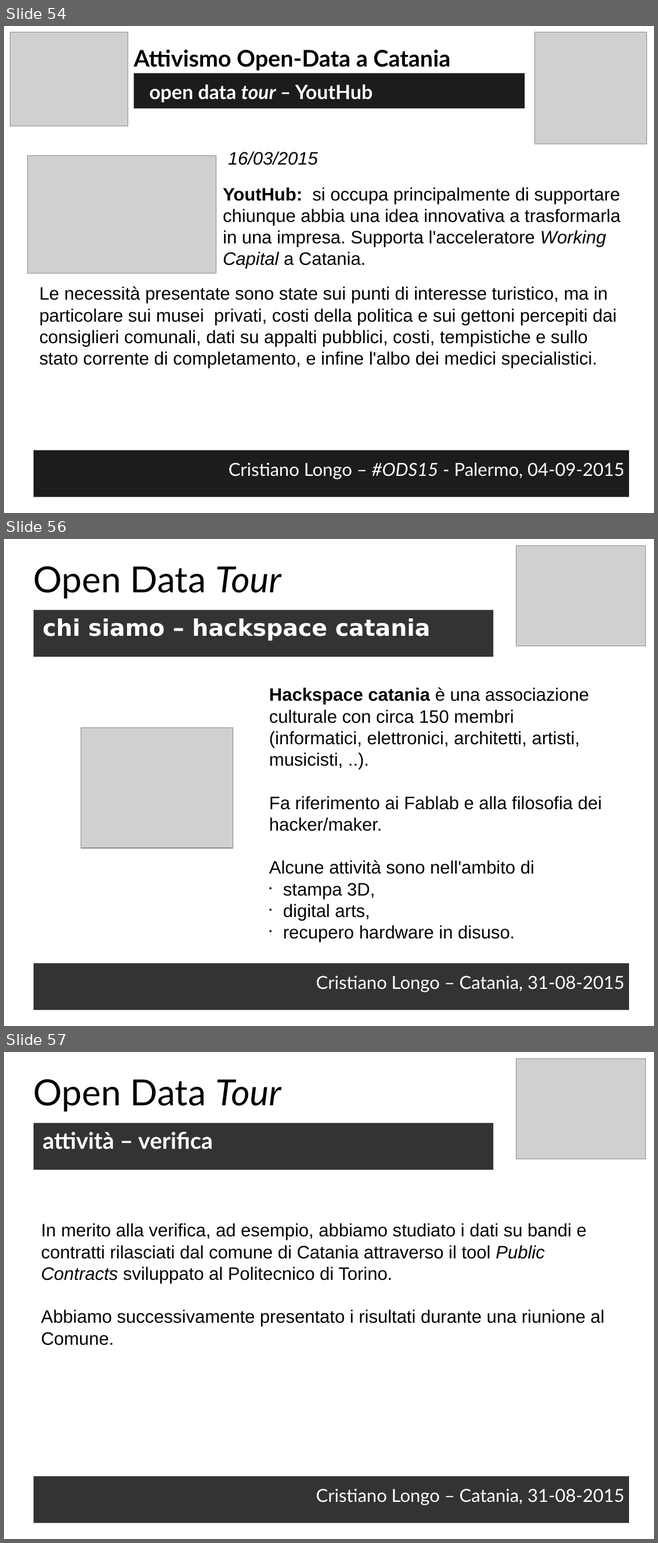
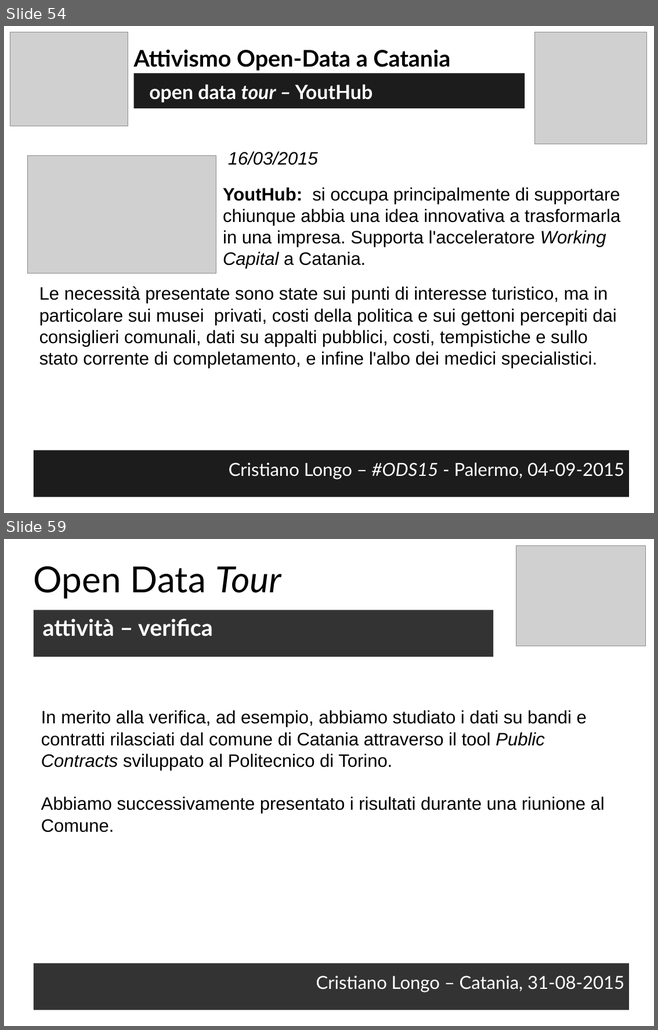
Before and after one commit to opendatahacklab/opendatahacklab.github.io, a slide deck: events/odt_ods15.odp. Shown one above the other, each under a label of ours: slides 54, 56 and 57 before the commit, slides 54 and 59 after it; the slides between them are not shown. The pictures are 658x1543 and 658x1030 pixels, drawn with LibreOffice and Linux fonts; fonts in the diff are those of the drawing; grey boxes stand for pictures. Boxes give left, top, right and bottom in pixels: in the first picture for what was removed or moved away, otherwise in the second. Text is boxed around its words. In the diff, an @@ line names an element or a change of style, - is before the commit and + after.

```diff
--- a/events/odt_ods15.odp
+++ b/events/odt_ods15.odp
@@ slide 56 removed at <box>4,539,654,1026</box>, background #FFFFFF @@
@@ picture removed at <box>516,546,646,646</box> @@
@@ text removed at <box>34,566,281,599</box> @@
-Open Data Tour
@@ text removed at <box>34,610,494,657</box> @@
-chi siamo – hackspace catania
@@ text removed at <box>269,687,601,942</box> @@
-Hackspace catania è una associazione culturale con circa 150 membri
-(informatici, elettronici, architetti, artisti, musicisti, ..).
-Fa riferimento ai Fablab e alla filosofia dei hacker/maker.
-Alcune attività sono nell'ambito di
-• stampa 3D,
-• digital arts,
-• recupero hardware in disuso.
@@ picture removed at <box>81,727,233,849</box> @@
@@ text removed at <box>34,964,629,1010</box> @@
-Cristiano Longo – Catania, 31-08-2015
@@ what was slide 57 is now slide 59 @@
```
Also in this commit, not shown: 1 slide changed, 3 slides added.
